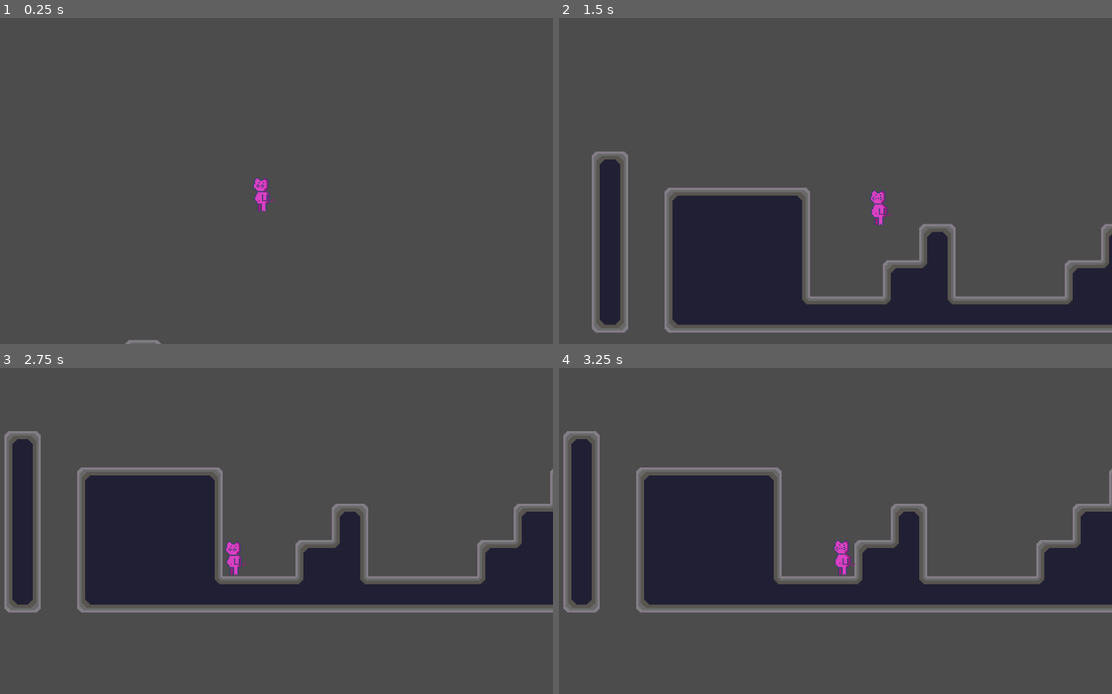
Above: before the commit, frames 1-4 (two rows, left to right).
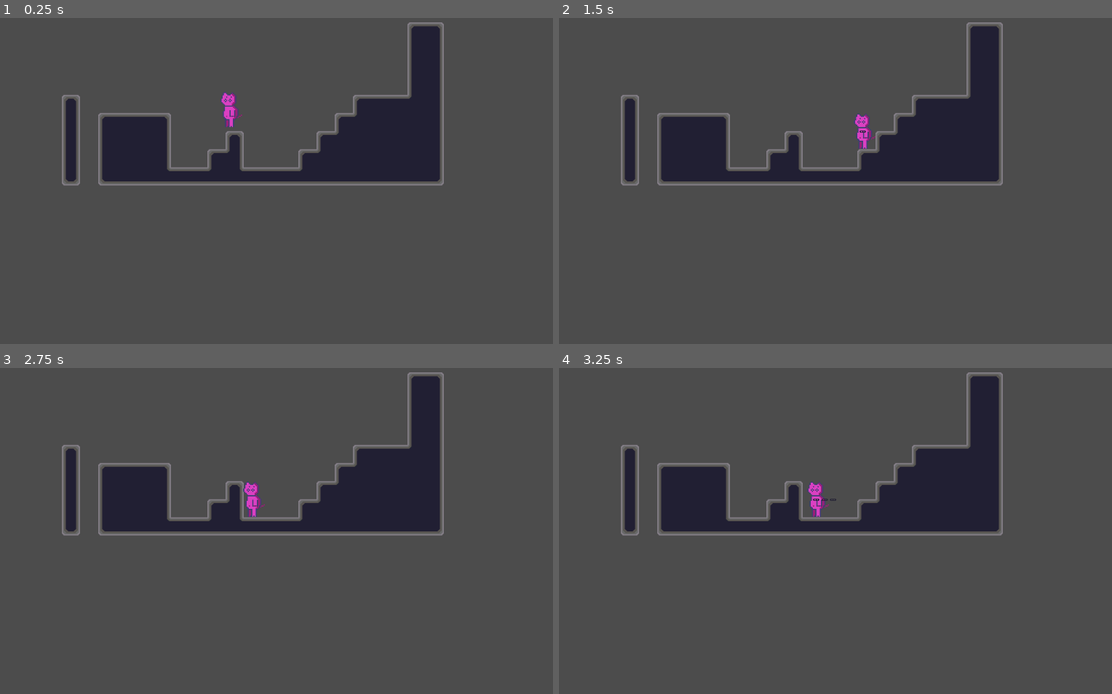
Above: after the commit, the same moments.

Repository: outrera/Pigformer
Game: Godot game, scene res://Entities/Maps/Map.tscn
The game is run twice, just before and just after one commit, with the same random seed, the same clock (stepped at 60 frames per second) and the same inputs. After the commit the project has no main scene; this scene is started directly in both runs.
Inputs:
- Up to frame 1 (0.25 s): no input
- Up to frame 2 (1.5 s): hold Space 0.53-1.28 s; hold Right (ui_right) from 0.53 s (still down); tap Space at 1.35 s
- Up to frame 3 (2.75 s): tap Space at 1.52, 1.82 s; tap Enter at 2 s; release Right (ui_right) at 2.03 s; hold Left (ui_left) from 2.03 s (still down); hold Space from 2.03 s (still down)
- Up to frame 4 (3.25 s): release Left (ui_left) at 2.78 s; release Space at 2.78 s; hold Right (ui_right) from 2.78 s (still down); tap Space at 2.85, 3.02 s

The runs differ from the first frame. In frame 1, 12% of the frame differs, in the area x 11-81%, y 1-100%; in frame 2, 33%, in the area x 5-100%, y 1-97%; in frame 3, 29%; in frame 4, 29%.

Commit message:
la cadena esta to wapa

Diff:
--- a/Entities/Characters/Player/Player.gd
+++ b/Entities/Characters/Player/Player.gd
@@ -1,4 +1,4 @@
-extends "res://Entities/Characters/Character.gd"
+extends
 
 # Declare member variables here. Examples:
 # var a = 2
@@ -8,17 +8,13 @@
 func _ready():
 	add_to_group(Constants.G_PLAYER)
 
-func _physics_process(delta):
-	var direction = input()
-	move(delta, direction)
 
-func input() -> Vector2:
-	var direction = Vector2(0,0)
-
-	if(Input.is_action_pressed("ui_up") && is_on_floor()):
-		direction.y = -1
-	if(Input.is_action_pressed("ui_left")):
-		direction.x += -1
-	elif(Input.is_action_pressed("ui_right")):
-		direction.x += 1
-	return direction
+func _integrate_forces(state):
+	if Input.is_action_pressed("ui_up") && is_on_floor():
+		$body.apply_impulse(Vector2(10,0))
+	if Input.is_action_pressed("ui_left"):
+		$body.apply_impulse(Vector2(10,0))
+	elif Input.is_action_pressed("ui_right"):
+		$body.apply_impulse(Vector2(10,0))
+	if Input.is_key_pressed(KEY_SPACE):
+		$body/Chain.LaunchHook()
--- a/Entities/Characters/Player/Player.tscn
+++ b/Entities/Characters/Player/Player.tscn
@@ -1,10 +1,26 @@
-[gd_scene load_steps=3 format=2]
+[gd_scene load_steps=4 format=2]
 
 [ext_resource path="res://Entities/Characters/Character.tscn" type="PackedScene" id=1]
 [ext_resource path="res://Entities/Characters/Player/Player.gd" type="Script" id=2]
+[ext_resource path="res://Entities/Items/chain.tscn" type="PackedScene" id=3]
 
-[node name="Player" instance=ExtResource( 1 )]
+[node name="Player" index="0" instance=ExtResource( 1 )]
 script = ExtResource( 2 )
+
+[node name="body" parent="." index="0"]
+mode = 0
+mass = 1.0
+gravity_scale = 1.0
+custom_integrator = false
+continuous_cd = 0
+contacts_reported = 0
+contact_monitor = false
+sleeping = false
+can_sleep = true
+linear_velocity = Vector2( 0, 0 )
+linear_damp = -1.0
+angular_velocity = 0.0
+angular_damp = -1.0
 
 [node name="Camera2D" type="Camera2D" parent="body" index="2"]
 anchor_mode = 1
@@ -29,3 +45,6 @@
 editor_draw_screen = true
 editor_draw_limits = false
 editor_draw_drag_margin = false
+
+[node name="Chain" parent="body" index="3" instance=ExtResource( 3 )]
+position = Vector2( -1.04923, -10.7921 )
--- /dev/null
+++ b/Entities/Characters/Player2.gd
@@ -0,0 +1,16 @@
+extends RigidBody2D
+
+# Declare member variables here. Examples:
+# var a = 2
+# var b = "text"
+
+
+func _integrate_forces(_state):
+	if Input.is_action_pressed("ui_up"):
+		apply_impulse(Vector2(), Vector2(0,-50 * mass))
+	if Input.is_action_pressed("ui_left"):
+		apply_impulse(Vector2(), Vector2(-20  * mass,0))
+	elif Input.is_action_pressed("ui_right"):
+		apply_impulse(Vector2(), Vector2(20  * mass,0))
+	if Input.is_key_pressed(KEY_SPACE):
+		$Chain.LaunchHook()
--- /dev/null
+++ b/Entities/Characters/Player2.tscn
@@ -0,0 +1,41 @@
+[gd_scene load_steps=5 format=2]
+
+[ext_resource path="res://Entities/Characters/Player2.gd" type="Script" id=1]
+[ext_resource path="res://Graphics/Sprites/Bancia.png" type="Texture" id=2]
+[ext_resource path="res://Entities/Items/chain.tscn" type="PackedScene" id=3]
+
+[sub_resource type="CapsuleShape2D" id=1]
+
+custom_solver_bias = 0.0
+radius = 16.0229
+height = 30.2452
+
+[node name="Player2" type="RigidBody2D"]
+input_pickable = false
+collision_layer = 1
+collision_mask = 1
+mode = 2
+mass = 10.0
+gravity_scale = 8.0
+custom_integrator = false
+continuous_cd = 0
+contacts_reported = 0
+contact_monitor = false
+sleeping = false
+can_sleep = false
+linear_velocity = Vector2( 0, 0 )
+linear_damp = -1.0
+angular_velocity = 0.0
+angular_damp = -1.0
+script = ExtResource( 1 )
+
+[node name="Sprite" type="Sprite" parent="."]
+scale = Vector2( 2, 2 )
+texture = ExtResource( 2 )
+hframes = 9
+frame = 1
+
+[node name="CollisionShape2D" type="CollisionShape2D" parent="."]
+shape = SubResource( 1 )
+
+[node name="Chain" parent="." instance=ExtResource( 3 )]
--- /dev/null
+++ b/Entities/Items/ChainLink.tscn
@@ -0,0 +1,45 @@
+[gd_scene load_steps=3 format=2]
+
+[ext_resource path="res://Graphics/Sprites/chain.png" type="Texture" id=1]
+
+[sub_resource type="RectangleShape2D" id=1]
+
+custom_solver_bias = 0.0
+extents = Vector2( 4.87223, 2.17645 )
+
+[node name="ChainLink" type="RigidBody2D"]
+input_pickable = false
+collision_layer = 2
+collision_mask = 0
+mode = 0
+mass = 1.0
+gravity_scale = 1.0
+custom_integrator = false
+continuous_cd = 0
+contacts_reported = 0
+contact_monitor = false
+sleeping = false
+can_sleep = true
+linear_velocity = Vector2( 0, 0 )
+linear_damp = -1.0
+angular_velocity = 0.0
+angular_damp = -1.0
+
+[node name="Sprite" type="Sprite" parent="."]
+position = Vector2( 0.456627, 1.18205 )
+texture = ExtResource( 1 )
+
+[node name="PinJoint2D" type="PinJoint2D" parent="."]
+position = Vector2( -5.09367, 0.13821 )
+node_a = NodePath("..")
+node_b = NodePath("")
+bias = 0.0
+disable_collision = true
+softness = 0.0
+
+[node name="CollisionShape2D" type="CollisionShape2D" parent="."]
+position = Vector2( -0.138206, 0.184278 )
+shape = SubResource( 1 )
+
+[node name="Next" type="Position2D" parent="."]
+position = Vector2( 4.61669, 0.323978 )
--- /dev/null
+++ b/Entities/Items/chain.gd
@@ -0,0 +1,50 @@
+extends Node2D
+
+var ChainClass = preload("res://Entities/Items/ChainLink.tscn")
+var links = []
+
+func SpawnOne():
+	_spawn()
+
+func LaunchHook():
+	if(links.size() > 0):
+		for l in links:
+			l.queue_free()
+		links = []
+	else:
+		$Timer.start()
+
+func _collided():
+	$Timer.stop()
+	for l in links:
+		l.set_mode(RigidBody2D.MODE_RIGID)
+
+func _spawn():
+	var link = ChainClass.instance()
+	if links.size() > 0:
+		link.position = links.back().position + Vector2(15, 0)
+	link.set_mode(RigidBody2D.MODE_STATIC)
+	add_child(link)
+	if links.size() > 0:
+		var joint = link.get_node("PinJoint2D")  # The node can be found by its name
+		joint.softness = 0
+		joint.node_a = joint.get_path_to(links.back())  # Relative paths are way easier to maintain
+		joint.node_b = joint.get_path_to(link)
+		var _result = Physics2DTestMotionResult.new()
+		if(link.test_motion(Vector2(1, 1), true, 0.08, _result)):
+			var joint2 = PinJoint2D.new()
+			joint2.softness = 0
+			link.add_child(joint2)
+			var staticPoint = StaticBody2D.new()
+			staticPoint.global_position = _result.collider.global_position
+			get_tree().get_root().add_child(staticPoint)
+			joint2.node_a = joint2.get_path_to(link)  # Relative paths are way easier to maintain
+			joint2.node_b = joint2.get_path_to(staticPoint)
+			links.append(link)
+			_collided()
+			return
+	else:
+		var joint = link.get_node("PinJoint2D")  # The node can be found by its name
+		joint.node_a = joint.get_path_to(get_parent())  # Relative paths are way easier to maintain
+		joint.node_b = joint.get_path_to(link)
+	links.append(link)
--- /dev/null
+++ b/Entities/Items/chain.tscn
@@ -0,0 +1,14 @@
+[gd_scene load_steps=2 format=2]
+
+[ext_resource path="res://Entities/Items/chain.gd" type="Script" id=1]
+
+[node name="Chain" type="Node2D"]
+script = ExtResource( 1 )
+
+[node name="Timer" type="Timer" parent="."]
+process_mode = 1
+wait_time = 0.05
+one_shot = false
+autostart = false
+
+[connection signal="timeout" from="Timer" to="." method="SpawnOne"]
--- a/Entities/Maps/Map.tscn
+++ b/Entities/Maps/Map.tscn
@@ -1,7 +1,7 @@
 [gd_scene load_steps=3 format=2]
 
 [ext_resource path="res://Graphics/Tilesets/tileset.tres" type="TileSet" id=1]
-[ext_resource path="res://Entities/Characters/Player/Player.tscn" type="PackedScene" id=2]
+[ext_resource path="res://Entities/Characters/Player2.tscn" type="PackedScene" id=2]
 
 [node name="Map" type="Node2D"]
 
@@ -18,11 +18,11 @@
 collision_use_kinematic = false
 collision_friction = 1.0
 collision_bounce = 0.0
-collision_layer = 1
-collision_mask = 1
+collision_layer = 4
+collision_mask = 3
 occluder_light_mask = 1
 format = 1
 tile_data = PoolIntArray( 65560, 0, 0, 65561, 0, 4, 131096, 0, 196608, 131097, 0, 196612, 196632, 0, 196608, 196633, 0, …(1214 unchanged characters)…
 
-[node name="Player" parent="." instance=ExtResource( 2 )]
-position = Vector2( 280.447, 13.509 )
+[node name="Player2" parent="." instance=ExtResource( 2 )]
+position = Vector2( 455.106, 163.865 )
--- a/project.godot
+++ b/project.godot
@@ -16,7 +16,6 @@
 [application]
 
 config/name="Pigformer"
-run/main_scene="res://Entities/Maps/Map.tscn"
 config/icon="res://icon.png"
 
 [autoload]
@@ -59,6 +58,10 @@
 , Object(InputEventKey,"resource_local_to_scene":false,"resource_name":"","device":0,"alt":false,"shift":false,"control":false,"meta":false,"command":false,"pressed":false,"scancode":83,"unicode":0,"echo":false,"script":null)
  ]
 }
+up={
+"deadzone": 0.5,
+"events": [  ]
+}
 
 [rendering]
 
Binary file added: Graphics/Sprites/chain.aseprite
Binary file added: Graphics/Sprites/chain.png
Not shown, added: Graphics/Sprites/chain.png.import
Binary file added: Graphics/Tilesets/planta1.png
Not shown, added: Graphics/Tilesets/planta1.png.import
